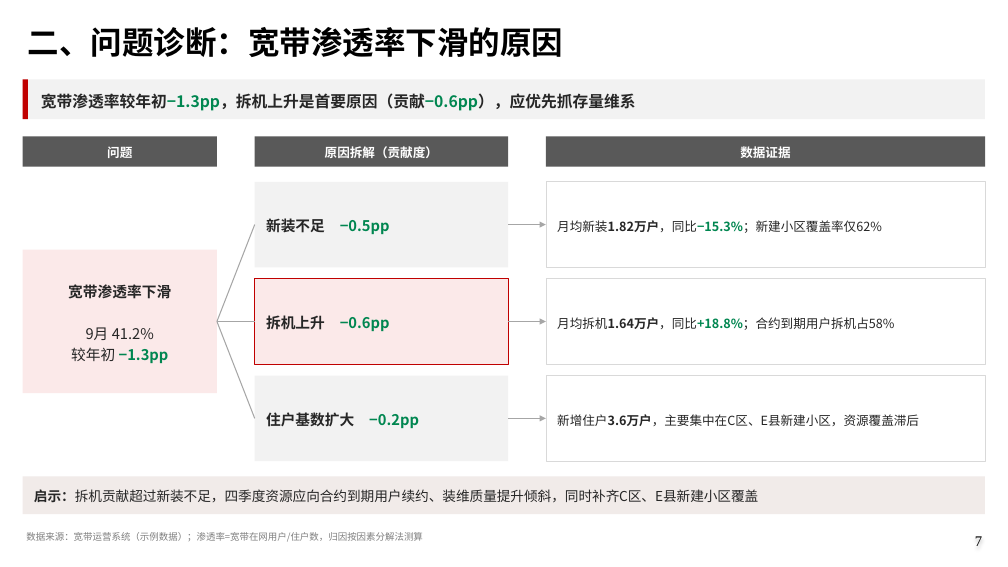
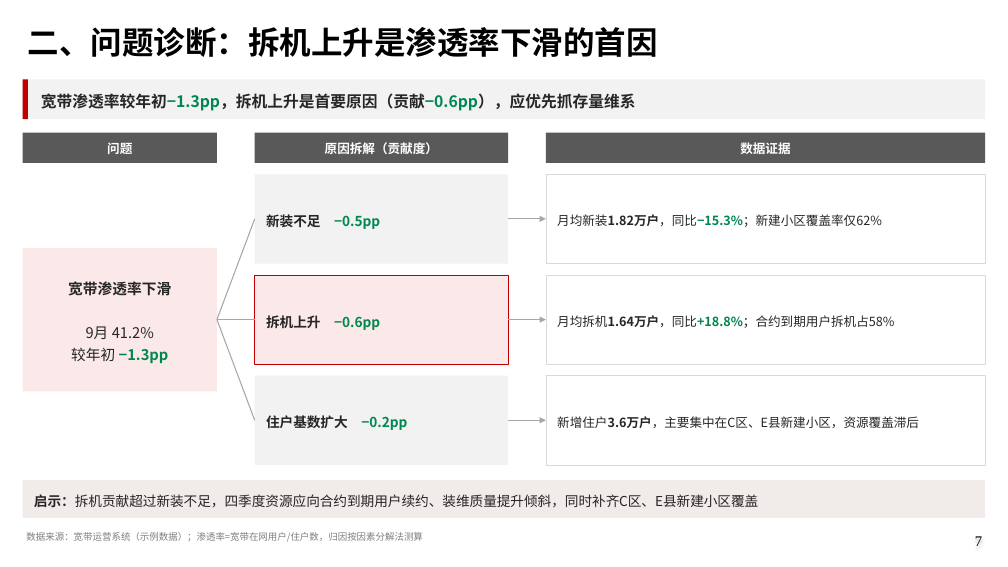
Before and after one commit to shenxiaofeng-pro/unicom-ppt, a slide deck: slide 7 of examples/demo_data_analysis.pptx. Drawn at 1008x567 pixels with LibreOffice and Linux fonts; fonts in the diff are those of the drawing; background and template pictures are left out. Boxes give left, top, right and bottom in pixels: in the first picture for what was removed or moved away, otherwise in the second. Text is boxed around its words. In the diff, an @@ line names an element or a change of style, - is before the commit and + after.

```diff
--- a/examples/demo_data_analysis.pptx
+++ b/examples/demo_data_analysis.pptx
@@ text at [28,27,658,57]: text changed @@
-二、问题诊断：宽带渗透率下滑的原因
+二、问题诊断：拆机上升是渗透率下滑的首因
@@ size 14 to 13 pt; line spacing 1.15 to 1.25 in 3 elements at [255,275,508,364], [255,376,508,465], [255,175,508,264] @@
@@ line moved from (217, 321) - (255, 225) to (217, 320) - (255, 219) @@
@@ 5 rectangles, 1 arrow: place and size @@
-5 rectangles, 1 arrow at [23,136,985,267]
+5 rectangles, 1 arrow at [23,132,985,264]
@@ rectangle "宽带渗透率下滑" at [23,248,217,392]: line spacing 1.2 to 1.25 @@
@@ rectangle "拆机上升 −0.6pp": place and size @@
-rectangle "拆机上升 −0.6pp" at [255,279,508,364]
+rectangle "拆机上升 −0.6pp" at [255,275,508,364]
@@ rectangle "月均拆机1.64万户，同比+18.8%；合约到期用户拆机占58%": place and size @@
-rectangle "月均拆机1.64万户，同比+18.8%；合约到期用户拆机占58%" at [546,279,985,364]
+rectangle "月均拆机1.64万户，同比+18.8%；合约到期用户拆机占58%" at [546,275,985,364]
@@ arrow moved from (508, 321) - (546, 321) to (217, 320) - (255, 320) @@
@@ arrow (217, 320) - (255, 320): arrow to line @@
@@ line moved from (217, 321) - (255, 321) to (508, 320) - (546, 320) @@
@@ line (508, 320) - (546, 320): line to arrow @@
@@ rectangle "住户基数扩大 −0.2pp": place and size @@
-rectangle "住户基数扩大 −0.2pp" at [255,376,508,461]
+rectangle "住户基数扩大 −0.2pp" at [255,376,508,465]
@@ rectangle "新增住户3.6万户，主要集中在C区、E县新建小区，资源覆盖滞后": place and size @@
-rectangle "新增住户3.6万户，主要集中在C区、E县新建小区，资源覆盖滞后" at [546,376,985,461]
+rectangle "新增住户3.6万户，主要集中在C区、E县新建小区，资源覆盖滞后" at [546,376,985,465]
@@ rectangle "启示：拆机贡献超过新装不足，四季度资源应向合约到期用户续约、装维质量提升倾斜，同时补齐C区、E县新建小区覆盖": place and size @@
-rectangle "启示：拆机贡献超过新装不足，四季度资源应向合约到期用户续约、装维质量提升倾斜，同时补齐C区、E县新建小区覆盖" at [23,476,985,514]
+rectangle "启示：拆机贡献超过新装不足，四季度资源应向合约到期用户续约、装维质量提升倾斜，同时补齐C区、E县新建小区覆盖" at [23,480,985,518]
@@ rectangle "启示：拆机贡献超过新装不足，四季度资源应向合约到期用户续约、装维质量提升倾斜，同时补齐C区、E县新建小区覆盖" at [23,480,985,518]: line spacing 1.15 to 1.25 @@
```
Also in this commit, not shown: 1 other slide changed, 38 other files.
